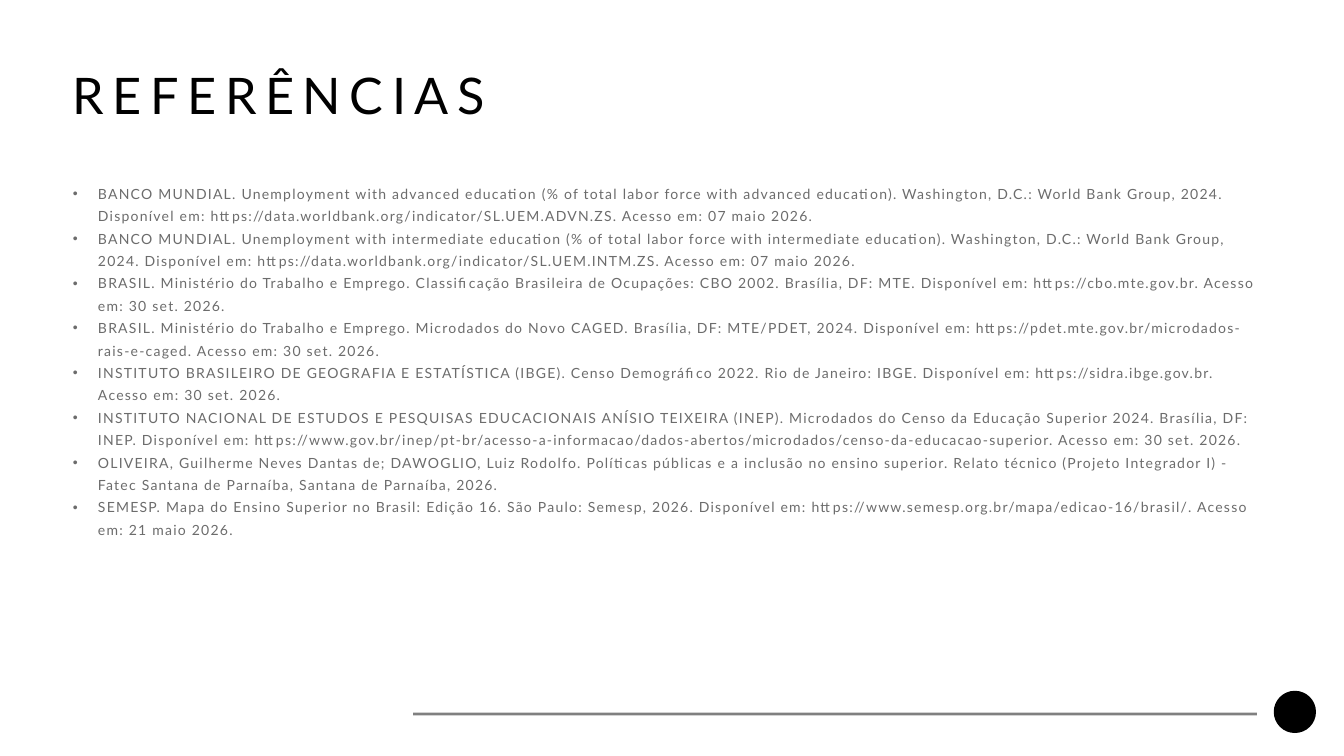
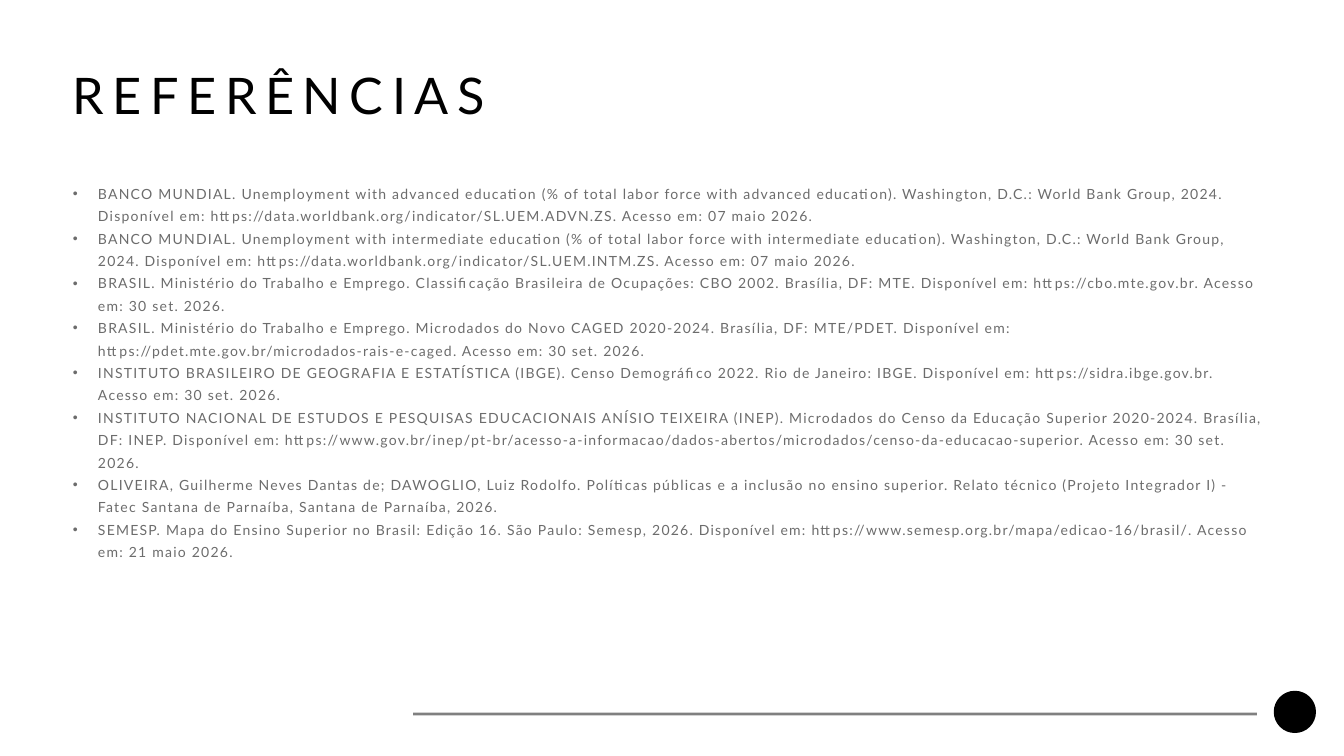
Before and after one commit to guilherme-ndo/projetointegrador-ii, a slide deck: slide 15 of docs/apresentacao_pi2.pptx (slide 14 before the commit). Drawn at 1344x756 pixels with LibreOffice and Linux fonts; fonts in the diff are those of the drawing; background and template pictures are left out. Boxes give left, top, right and bottom in pixels: in the first picture for what was removed or moved away, otherwise in the second. Text is boxed around its words. In the diff, an @@ line names an element or a change of style, - is before the commit and + after.

```diff
--- a/docs/apresentacao_pi2.pptx
+++ b/docs/apresentacao_pi2.pptx
@@ text at bbox=[98, 322, 1010, 359]: text changed @@
-  • BRASIL. Ministério do Trabalho e Emprego. Microdados do Novo CAGED. Brasília, DF: MTE/PDET, 2024. Disponível em: https://pdet.mte.gov.br/microdados-rais-e-caged. Acesso em: 30 set. 2026.
+  • BRASIL. Ministério do Trabalho e Emprego. Microdados do Novo CAGED 2020-2024. Brasília, DF: MTE/PDET. Disponível em: https://pdet.mte.gov.br/microdados-rais-e-caged. Acesso em: 30 set. 2026.
@@ text at bbox=[98, 411, 1223, 468]: text changed @@
-  • INSTITUTO NACIONAL DE ESTUDOS E PESQUISAS EDUCACIONAIS ANÍSIO TEIXEIRA (INEP). Microdados do Censo da Educação Superior 2024. Brasília, DF: INEP. Disponível em: https://www.gov.br/inep/pt-br/acesso-a-informacao/dados-abertos/microdados/censo-da-educacao-superior. Acesso em: 30 set. 2026.
+  • INSTITUTO NACIONAL DE ESTUDOS E PESQUISAS EDUCACIONAIS ANÍSIO TEIXEIRA (INEP). Microdados do Censo da Educação Superior 2020-2024. Brasília, DF: INEP. Disponível em: https://www.gov.br/inep/pt-br/acesso-a-informacao/dados-abertos/microdados/censo-da-educacao-superior. Acesso em: 30 set. 2026.
```
Also in this commit, not shown: 2 other slides changed, 1 slide added, 8 other files.
